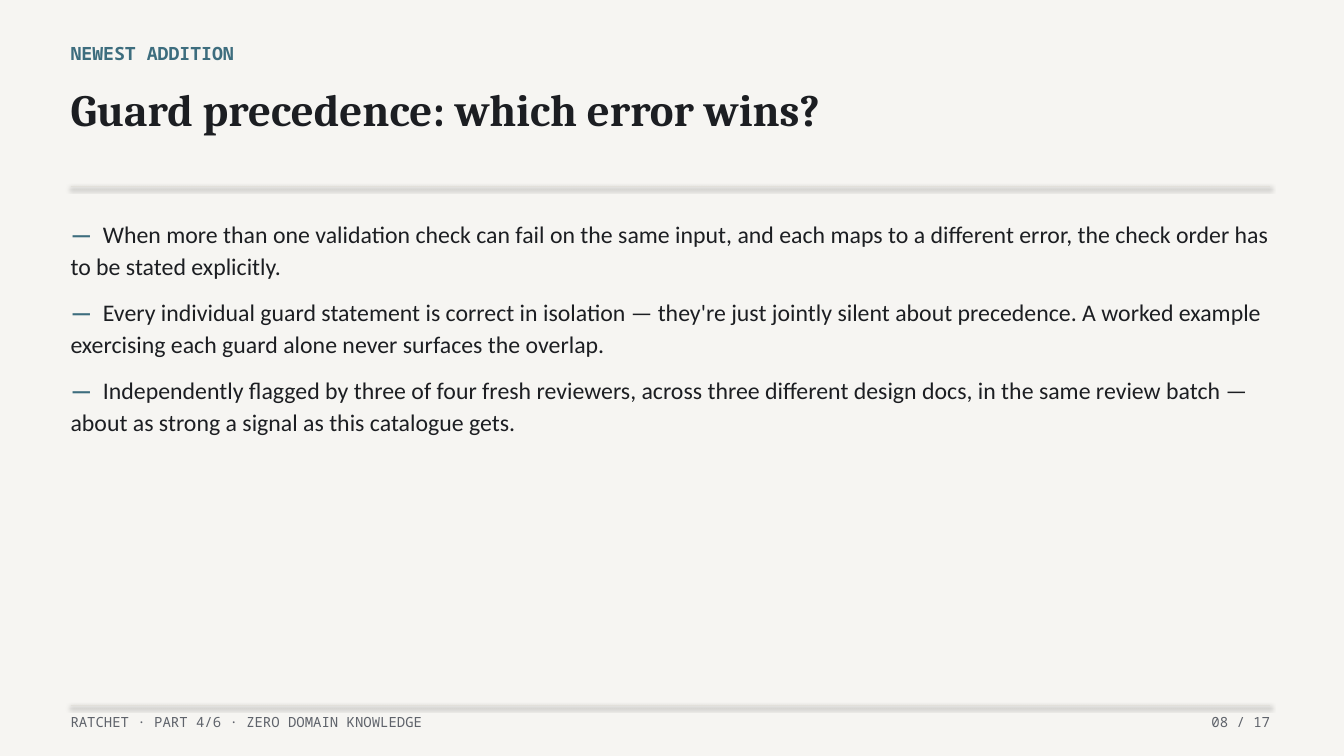
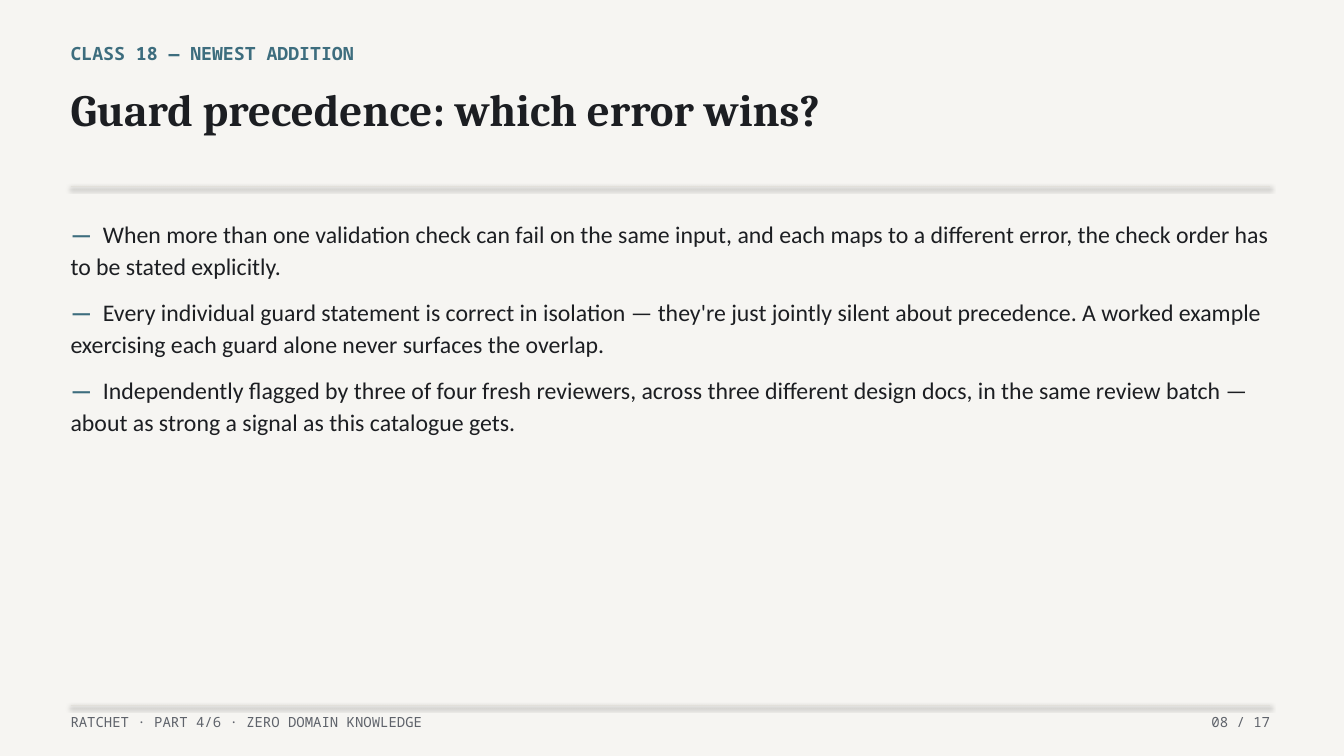
Before and after one commit to lehmann314159/ratchet, a slide deck: slide 8 of writing/decks/04-write-for-zero-domain-knowledge.pptx. Drawn at 1344x756 pixels with LibreOffice and Linux fonts; fonts in the diff are those of the drawing. Boxes give left, top, right and bottom in pixels: in the first picture for what was removed or moved away, otherwise in the second. Text is boxed around its words. In the diff, an @@ line names an element or a change of style, - is before the commit and + after.

```diff
--- a/writing/decks/04-write-for-zero-domain-knowledge.pptx
+++ b/writing/decks/04-write-for-zero-domain-knowledge.pptx
@@ text at [71, 47, 354, 60]: text changed @@
-NEWEST ADDITION
+CLASS 18 — NEWEST ADDITION
```
Also in this commit, not shown: 4 other slides changed, 4 other files.
